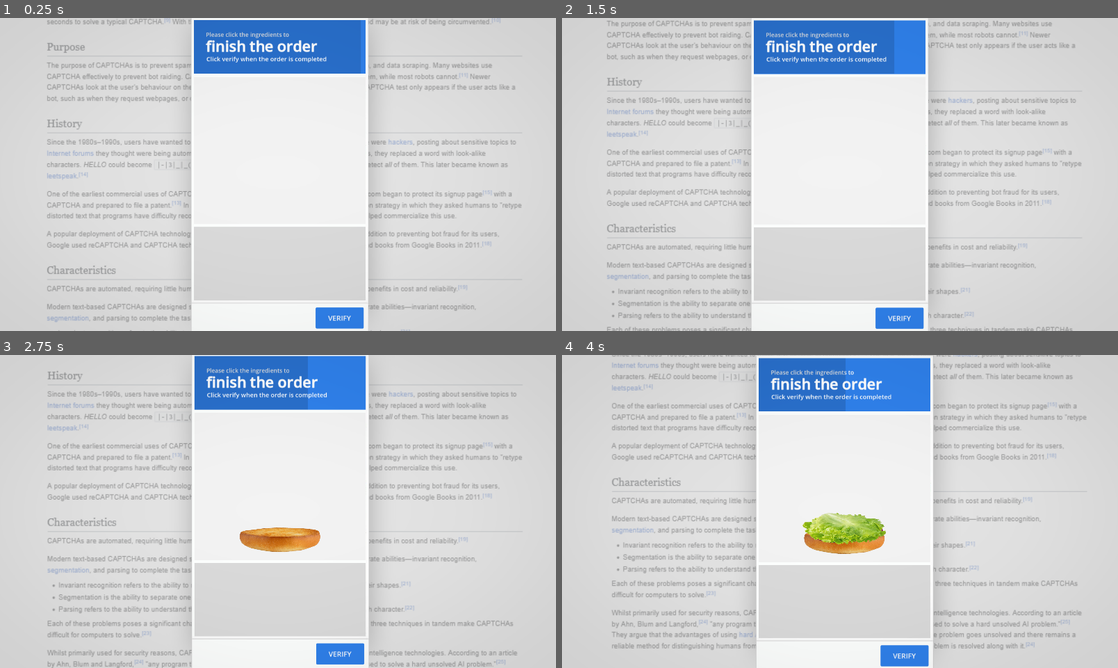
Above: before the commit, frames 1-4 (two rows, left to right).
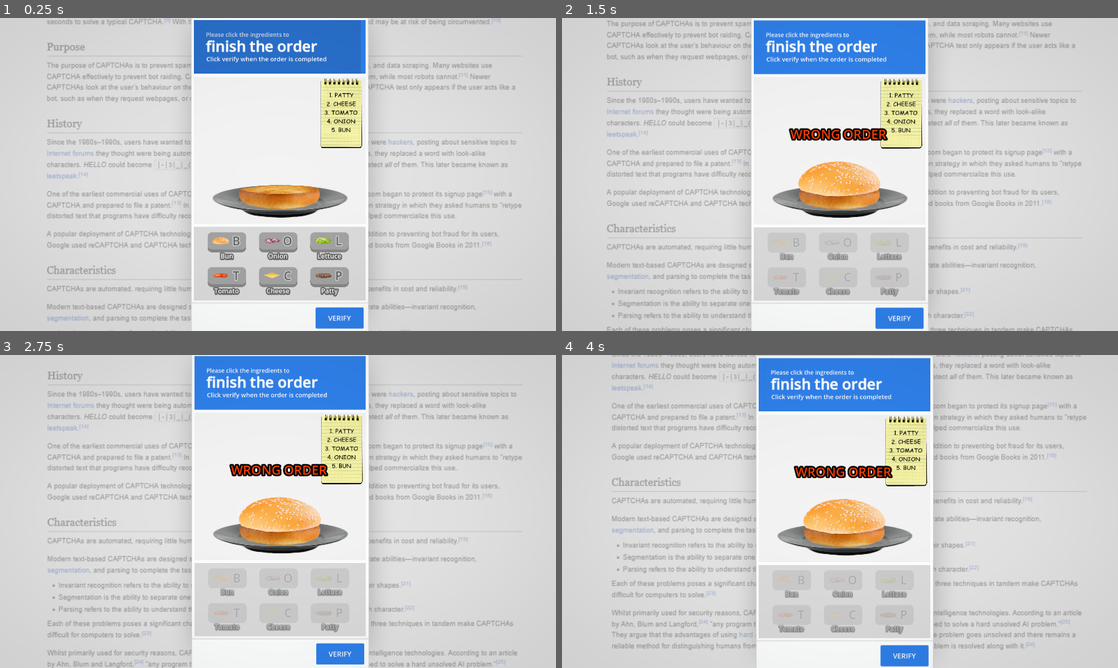
Above: after the commit, the same moments.

Repository: NonsenseNH/CaptchaWare
Game: Godot game, scene res://scenes/test_microgame.tscn
Two runs of this game, one before a commit and one after it. Both use one fixed random seed, a clock stepped at 60 frames per second and the inputs below. This scene is started directly instead of the project's main scene. Sound files missing from this copy of the repository are replaced by a short silence.
Inputs (mouse positions are in pixels of both pictures, inside the frame that each line leads up to):
- Up to frame 1 (0.25 s): no input
- Up to frame 2 (1.5 s): click (789, 243) at 0.5 s, where only the run after the commit has a clickable "B"; tap Enter (ui_text_submit) at 1.25, 1.35 s; move the mouse to (962, 158) at 1.27 s; hold D (right) from 1.28 s (still down); click (962, 158) at 1.42 s
- Up to frame 3 (2.75 s): tap B at 1.55 s; release D (right) at 2 s; drag from (166, 527) to (250, 574) at 2.02 s
- Up to frame 4 (4 s): move the mouse to (895, 442) at 2.77 s; hold D (right) 2.78-3.5 s; tap O at 2.85 s; click (895, 442) at 2.92 s; tap L at 3.05 s; drag from (812, 574) to (673, 464) at 3.52 s

The runs differ from the first frame. In frame 1, 6.5% of the frame differs, in the area x 37-66%, y 19-90%; in frame 2, 9.5%, in the area x 34-65%, y 0-90%; in frame 3, 8.6%; in frame 4, 8.0%.
Error before the commit: Invalid access to property or key 'microgames' on a base object of type 'Dictionary'. (res://scripts/microgame_load_test.gd:159)

Commit message:
burger microgame

Diff:
--- /dev/null
+++ b/microgames/burgerGame.tscn
@@ -0,0 +1,357 @@
+[gd_scene load_steps=20 format=3 uid="uid://bfaa6ff8240hq"]
+
+[ext_resource type="Script" uid="uid://crsxod7bwc171" path="res://scripts/microgames/burger_game/burger_game.gd" id="1_p6c3f"]
+[ext_resource type="Script" uid="uid://bse3lar4v6hur" path="res://scripts/microgames/microgame_data_script.gd" id="2_wfoii"]
+[ext_resource type="Texture2D" uid="uid://cjrhi1cfmnocs" path="res://sprites/burger_game/plate.png" id="3_yhqx6"]
+[ext_resource type="Texture2D" uid="uid://4h774pflh20u" path="res://sprites/burger_game/bottom_bun.png" id="4_r73wq"]
+[ext_resource type="Script" uid="uid://c4mlrpxbljuth" path="res://scripts/microgames/burger_game/buttons.gd" id="5_nhw6e"]
+[ext_resource type="Texture2D" uid="uid://dyi7cw1wmbx6g" path="res://sprites/burger_game/top_bun.png" id="6_uxjr7"]
+[ext_resource type="Texture2D" uid="uid://bd2xfrkkd1m5x" path="res://sprites/burger_game/onion.png" id="7_77qjh"]
+[ext_resource type="Texture2D" uid="uid://oiort30ia0n1" path="res://sprites/burger_game/lettuce.png" id="8_wx8mm"]
+[ext_resource type="Texture2D" uid="uid://cbb8ewetl13iv" path="res://sprites/burger_game/tomato.png" id="9_ub72g"]
+[ext_resource type="Texture2D" uid="uid://dxwa13voxs2w7" path="res://sprites/burger_game/cheese.png" id="10_ixie1"]
+[ext_resource type="Texture2D" uid="uid://cyr6b7bru1uwj" path="res://sprites/burger_game/burger.png" id="11_u2nfb"]
+[ext_resource type="Texture2D" uid="uid://7tbve0p5okt6" path="res://sprites/burger_game/order_notepad.png" id="12_1p5fd"]
+[ext_resource type="FontFile" uid="uid://cdnchjeq4dvv2" path="res://font/comic.ttf" id="13_54dvj"]
+
+[sub_resource type="Resource" id="Resource_7a5sd"]
+script = ExtResource("2_wfoii")
+instructionsBig = "finish the order"
+instructionSmall1 = "Please click the ingredients to"
+instructionSmall2 = "Click verify when the order is completed"
+errorMessage = "Please finish the order"
+set_size = Vector2(430, 691.835)
+bonusTime = 3.0
+metadata/_custom_type_script = "uid://bse3lar4v6hur"
+
+[sub_resource type="StyleBoxFlat" id="StyleBoxFlat_rmvoj"]
+bg_color = Color(0.54, 0.54, 0.54, 0.54509807)
+border_color = Color(0.52906674, 0.52906674, 0.52906656, 1)
+corner_radius_top_left = 10
+corner_radius_top_right = 10
+corner_radius_bottom_right = 10
+corner_radius_bottom_left = 10
+expand_margin_left = 11.0
+expand_margin_right = 11.0
+
+[sub_resource type="StyleBoxFlat" id="StyleBoxFlat_xxse2"]
+bg_color = Color(0.70796674, 0.7079664, 0.7079665, 1)
+border_width_bottom = 9
+border_color = Color(0.62967473, 0.62967485, 0.62967455, 1)
+corner_radius_top_left = 10
+corner_radius_top_right = 10
+corner_radius_bottom_right = 10
+corner_radius_bottom_left = 10
+expand_margin_left = 11.0
+expand_margin_top = 2.0
+expand_margin_right = 11.0
+
+[sub_resource type="StyleBoxFlat" id="StyleBoxFlat_wku30"]
+bg_color = Color(0.6378422, 0.6378437, 0.6378422, 1)
+border_width_bottom = 7
+border_color = Color(0.52906674, 0.52906674, 0.52906656, 1)
+corner_radius_top_left = 10
+corner_radius_top_right = 10
+corner_radius_bottom_right = 10
+corner_radius_bottom_left = 10
+expand_margin_left = 11.0
+expand_margin_right = 11.0
+
+[sub_resource type="StyleBoxFlat" id="StyleBoxFlat_5lnet"]
+bg_color = Color(0.6378422, 0.6378437, 0.6378422, 1)
+border_width_top = 7
+border_color = Color(0.52906674, 0.52906674, 0.52906656, 1)
+corner_radius_top_left = 10
+corner_radius_top_right = 10
+corner_radius_bottom_right = 10
+corner_radius_bottom_left = 10
+expand_margin_left = 11.0
+expand_margin_right = 11.0
+
+[sub_resource type="Theme" id="Theme_8u1fw"]
+Button/colors/font_color = Color(0.3741387, 0.37413958, 0.37413895, 1)
+Button/colors/font_disabled_color = Color(0.23, 0.23, 0.23, 0.5647059)
+Button/colors/font_outline_color = Color(0.8431839, 0.8431839, 0.84318376, 1)
+Button/colors/font_pressed_color = Color(0.47788018, 0.47788018, 0.47788, 1)
+Button/constants/icon_max_width = 41
+Button/constants/outline_size = 8
+Button/font_sizes/font_size = 28
+Button/icons/icon = null
+Button/styles/disabled = SubResource("StyleBoxFlat_rmvoj")
+Button/styles/hover = SubResource("StyleBoxFlat_xxse2")
+Button/styles/normal = SubResource("StyleBoxFlat_wku30")
+Button/styles/pressed = SubResource("StyleBoxFlat_5lnet")
+Label/colors/font_outline_color = Color(0.37254903, 0.37254903, 0.37254903, 1)
+Label/colors/font_shadow_color = Color(0.5254902, 0.5254902, 0.5254902, 1)
+Label/constants/outline_size = 11
+Label/constants/shadow_offset_x = 0
+Label/constants/shadow_offset_y = 2
+Label/constants/shadow_outline_size = 8
+
+[node name="burgerGame" type="Control"]
+layout_mode = 3
+anchors_preset = 0
+offset_right = 414.0
+offset_bottom = 536.27496
+script = ExtResource("1_p6c3f")
+microgame_data = SubResource("Resource_7a5sd")
+
+[node name="bg" type="ColorRect" parent="."]
+layout_mode = 1
+anchors_preset = 15
+anchor_right = 1.0
+anchor_bottom = 1.0
+offset_bottom = -181.0
+grow_horizontal = 2
+grow_vertical = 2
+mouse_filter = 2
+color = Color(0.9515795, 0.95157963, 0.9515794, 1)
+
+[node name="plate" type="TextureRect" parent="."]
+layout_mode = 0
+offset_left = 44.0
+offset_top = 261.275
+offset_right = 476.0
+offset_bottom = 364.275
+scale = Vector2(0.76, 0.76)
+texture = ExtResource("3_yhqx6")
+
+[node name="burger_pos" type="Marker2D" parent="."]
+position = Vector2(207, 290.27496)
+
+[node name="ingredients" type="Sprite2D" parent="burger_pos"]
+scale = Vector2(0.39, 0.39)
+texture = ExtResource("4_r73wq")
+
+[node name="ingredients tab" type="ColorRect" parent="."]
+layout_mode = 1
+anchors_preset = 15
+anchor_right = 1.0
+anchor_bottom = 1.0
+offset_top = 362.27496
+offset_bottom = 3.0
+grow_horizontal = 2
+grow_vertical = 2
+mouse_filter = 2
+color = Color(0.85606724, 0.85606736, 0.85606664, 1)
+
+[node name="ButtonGrid" type="GridContainer" parent="ingredients tab"]
+layout_mode = 0
+offset_left = 31.0
+offset_top = 13.0
+offset_right = 377.0
+offset_bottom = 169.0
+theme_override_constants/h_separation = 124
+theme_override_constants/v_separation = 84
+columns = 3
+
+[node name="top_bun" type="Control" parent="ingredients tab/ButtonGrid"]
+layout_mode = 2
+script = ExtResource("5_nhw6e")
+
+[node name="Button" type="Button" parent="ingredients tab/ButtonGrid/top_bun"]
+layout_mode = 0
+offset_left = 13.0
+offset_right = 84.0
+offset_bottom = 48.0
+focus_mode = 0
+theme = SubResource("Theme_8u1fw")
+text = "B"
+icon = ExtResource("6_uxjr7")
+expand_icon = true
+
+[node name="name" type="Label" parent="ingredients tab/ButtonGrid/top_bun"]
+layout_mode = 0
+offset_left = 2.0
+offset_top = 45.0
+offset_right = 95.0
+offset_bottom = 68.0
+theme = SubResource("Theme_8u1fw")
+text = "Bun"
+horizontal_alignment = 1
+
+[node name="button5" type="Control" parent="ingredients tab/ButtonGrid"]
+layout_mode = 2
+script = ExtResource("5_nhw6e")
+
+[node name="Button" type="Button" parent="ingredients tab/ButtonGrid/button5"]
+layout_mode = 0
+offset_left = 13.0
+offset_right = 84.0
+offset_bottom = 48.0
+focus_mode = 0
+theme = SubResource("Theme_8u1fw")
+text = "O"
+icon = ExtResource("7_77qjh")
+expand_icon = true
+
+[node name="name" type="Label" parent="ingredients tab/ButtonGrid/button5"]
+layout_mode = 0
+offset_left = 2.0
+offset_top = 45.0
+offset_right = 95.0
+offset_bottom = 68.0
+theme = SubResource("Theme_8u1fw")
+text = "Onion"
+horizontal_alignment = 1
+
+[node name="button4" type="Control" parent="ingredients tab/ButtonGrid"]
+layout_mode = 2
+script = ExtResource("5_nhw6e")
+
+[node name="Button" type="Button" parent="ingredients tab/ButtonGrid/button4"]
+layout_mode = 0
+offset_left = 13.0
+offset_right = 84.0
+offset_bottom = 48.0
+focus_mode = 0
+theme = SubResource("Theme_8u1fw")
+text = "L"
+icon = ExtResource("8_wx8mm")
+expand_icon = true
+
+[node name="name" type="Label" parent="ingredients tab/ButtonGrid/button4"]
+layout_mode = 0
+offset_left = 2.0
+offset_top = 45.0
+offset_right = 95.0
+offset_bottom = 68.0
+theme = SubResource("Theme_8u1fw")
+text = "Lettuce"
+horizontal_alignment = 1
+
+[node name="button6" type="Control" parent="ingredients tab/ButtonGrid"]
+layout_mode = 2
+script = ExtResource("5_nhw6e")
+
+[node name="Button" type="Button" parent="ingredients tab/ButtonGrid/button6"]
+layout_mode = 0
+offset_left = 13.0
+offset_right = 84.0
+offset_bottom = 48.0
+focus_mode = 0
+theme = SubResource("Theme_8u1fw")
+text = "T"
+icon = ExtResource("9_ub72g")
+expand_icon = true
+
+[node name="name" type="Label" parent="ingredients tab/ButtonGrid/button6"]
+layout_mode = 0
+offset_left = 2.0
+offset_top = 45.0
+offset_right = 95.0
+offset_bottom = 68.0
+theme = SubResource("Theme_8u1fw")
+text = "Tomato"
+horizontal_alignment = 1
+
+[node name="button3" type="Control" parent="ingredients tab/ButtonGrid"]
+layout_mode = 2
+script = ExtResource("5_nhw6e")
+
+[node name="Button" type="Button" parent="ingredients tab/ButtonGrid/button3"]
+layout_mode = 0
+offset_left = 13.0
+offset_right = 84.0
+offset_bottom = 48.0
+focus_mode = 0
+theme = SubResource("Theme_8u1fw")
+text = "C"
+icon = ExtResource("10_ixie1")
+expand_icon = true
+
+[node name="name" type="Label" parent="ingredients tab/ButtonGrid/button3"]
+layout_mode = 0
+offset_left = 2.0
+offset_top = 45.0
+offset_right = 95.0
+offset_bottom = 68.0
+theme = SubResource("Theme_8u1fw")
+text = "Cheese"
+horizontal_alignment = 1
+
+[node name="button2" type="Control" parent="ingredients tab/ButtonGrid"]
+layout_mode = 2
+script = ExtResource("5_nhw6e")
+
+[node name="Button" type="Button" parent="ingredients tab/ButtonGrid/button2"]
+layout_mode = 0
+offset_left = 13.0
+offset_right = 84.0
+offset_bottom = 48.0
+focus_mode = 0
+theme = SubResource("Theme_8u1fw")
+text = "P"
+icon = ExtResource("11_u2nfb")
+expand_icon = true
+
+[node name="name" type="Label" parent="ingredients tab/ButtonGrid/button2"]
+layout_mode = 0
+offset_left = 2.0
+offset_top = 45.0
+offset_right = 95.0
+offset_bottom = 68.0
+theme = SubResource("Theme_8u1fw")
+text = "Patty"
+horizontal_alignment = 1
+
+[node name="notepad" type="TextureRect" parent="."]
+layout_mode = 0
+offset_left = 304.0
+offset_top = 3.0
+offset_right = 409.0
+offset_bottom = 172.27498
+texture = ExtResource("12_1p5fd")
+expand_mode = 1
+stretch_mode = 5
+
+[node name="Label" type="RichTextLabel" parent="notepad"]
+modulate = Color(0, 0, 0, 1)
+layout_mode = 0
+offset_left = 4.0
+offset_top = 30.274979
+offset_right = 100.0
+offset_bottom = 192.27498
+theme_override_colors/default_color = Color(0.0885599, 0.0885599, 0.0885599, 1)
+theme_override_fonts/normal_font = ExtResource("13_54dvj")
+theme_override_font_sizes/normal_font_size = 14
+bbcode_enabled = true
+text = "[color=00000075][s]LETTUCE[/s][/color]
+ONION
+TOMATO
+CHEESE"
+horizontal_alignment = 1
+
+[node name="Fail text" type="Label" parent="."]
+visible = false
+layout_mode = 0
+offset_left = 88.0
+offset_top = 113.27498
+offset_right = 320.0
+offset_bottom = 162.54994
+theme_override_colors/font_color = Color(0.95881146, 0.24505788, 0, 1)
+theme_override_colors/font_outline_color = Color(0, 0, 0, 1)
+theme_override_constants/outline_size = 15
+theme_override_font_sizes/font_size = 31
+text = "WRONG ORDER"
+horizontal_alignment = 1
+vertical_alignment = 1
+
+[connection signal="ingredient_button_pressed" from="ingredients tab/ButtonGrid/top_bun" to="." method="_on_ingredient_button_pressed"]
+[connection signal="button_up" from="ingredients tab/ButtonGrid/top_bun/Button" to="ingredients tab/ButtonGrid/top_bun" method="_on_button_button_up"]
+[connection signal="pressed" from="ingredients tab/ButtonGrid/top_bun/Button" to="ingredients tab/ButtonGrid/top_bun" method="_on_button_pressed"]
+[connection signal="ingredient_button_pressed" from="ingredients tab/ButtonGrid/button5" to="." method="_on_ingredient_button_pressed"]
+[connection signal="button_up" from="ingredients tab/ButtonGrid/button5/Button" to="ingredients tab/ButtonGrid/button5" method="_on_button_button_up"]
+[connection signal="pressed" from="ingredients tab/ButtonGrid/button5/Button" to="ingredients tab/ButtonGrid/button5" method="_on_button_pressed"]
+[connection signal="ingredient_button_pressed" from="ingredients tab/ButtonGrid/button4" to="." method="_on_ingredient_button_pressed"]
+[connection signal="button_up" from="ingredients tab/ButtonGrid/button4/Button" to="ingredients tab/ButtonGrid/button4" method="_on_button_button_up"]
+[connection signal="pressed" from="ingredients tab/ButtonGrid/button4/Button" to="ingredients tab/ButtonGrid/button4" method="_on_button_pressed"]
+[connection signal="ingredient_button_pressed" from="ingredients tab/ButtonGrid/button6" to="." method="_on_ingredient_button_pressed"]
+[connection signal="button_up" from="ingredients tab/ButtonGrid/button6/Button" to="ingredients tab/ButtonGrid/button6" method="_on_button_button_up"]
+[connection signal="pressed" from="ingredients tab/ButtonGrid/button6/Button" to="ingredients tab/ButtonGrid/button6" method="_on_button_pressed"]
+[connection signal="ingredient_button_pressed" from="ingredients tab/ButtonGrid/button3" to="." method="_on_ingredient_button_pressed"]
+[connection signal="button_up" from="ingredients tab/ButtonGrid/button3/Button" to="ingredients tab/ButtonGrid/button3" method="_on_button_button_up"]
+[connection signal="pressed" from="ingredients tab/ButtonGrid/button3/Button" to="ingredients tab/ButtonGrid/button3" method="_on_button_pressed"]
+[connection signal="ingredient_button_pressed" from="ingredients tab/ButtonGrid/button2" to="." method="_on_ingredient_button_pressed"]
+[connection signal="button_up" from="ingredients tab/ButtonGrid/button2/Button" to="ingredients tab/ButtonGrid/button2" method="_on_button_button_up"]
+[connection signal="pressed" from="ingredients tab/ButtonGrid/button2/Button" to="ingredients tab/ButtonGrid/button2" method="_on_button_pressed"]
--- a/scenes/test_microgame.tscn
+++ b/scenes/test_microgame.tscn
@@ -8,9 +8,7 @@
 [ext_resource type="Texture2D" uid="uid://c3p1teu1ilhf" path="res://sprites/captcha_tab.png" id="7_tt0xq"]
 [ext_resource type="Texture2D" uid="uid://cy2tf1ed020ki" path="res://sprites/captcha_bar.png" id="8_wxqbu"]
 [ext_resource type="Theme" uid="uid://cu51pqcwmnm0l" path="res://captcha_theme.tres" id="9_0la4d"]
-[ext_resource type="Script" uid="uid://crsxod7bwc171" path="res://scripts/microgames/burger_game/burger_game.gd" id="9_xc6lx"]
 [ext_resource type="Texture2D" uid="uid://bjtsmdu6p8j4o" path="res://sprites/shadow.png" id="10_exop1"]
-[ext_resource type="Script" uid="uid://bse3lar4v6hur" path="res://scripts/microgames/microgame_data_script.gd" id="10_xc6lx"]
 [ext_resource type="FontFile" uid="uid://bqkbtlxbjg48r" path="res://font/Futura Book font.ttf" id="11_eq5xm"]
 [ext_resource type="Script" uid="uid://hl3ajv8krgk6" path="res://scripts/health_attempts.gd" id="12_2ebhr"]
 [ext_resource type="Texture2D" uid="uid://dcue5hf26vstn" path="res://sprites/captcha_x.png" id="13_6cmcy"]
@@ -44,16 +42,6 @@
 [sub_resource type="StyleBoxFlat" id="StyleBoxFlat_kxyth"]
 bg_color = Color(0, 0, 0, 0.133333)
 
-[sub_resource type="Resource" id="Resource_7a5sd"]
-script = ExtResource("10_xc6lx")
-instructionsBig = "finish the order"
-instructionSmall1 = "Please click the ingredients to"
-instructionSmall2 = "Click verify when the order is completed"
-errorMessage = "Please finish the order"
-set_size = Vector2(430, 691.835)
-bonusTime = 3.0
-metadata/_custom_type_script = "uid://bse3lar4v6hur"
-
 [sub_resource type="StyleBoxFlat" id="StyleBoxFlat_eyf67"]
 bg_color = Color(0.7962427, 0.7962432, 0.7962428, 1)
 border_width_left = 2
@@ -139,7 +127,8 @@
 
 [node name="MicrogameGameplay" type="Node2D" parent="." groups=["main_game"]]
 script = ExtResource("2_xqagn")
-cur_difficulty_test = 4
+force_microgame = "burgerGame"
+cur_difficulty_test = 3
 
 [node name="bg" type="TextureRect" parent="MicrogameGameplay"]
 self_modulate = Color(0.8901961, 0.8901961, 0.8901961, 0.3529412)
@@ -352,39 +341,6 @@
 grow_vertical = 2
 mouse_filter = 2
 
-[node name="burgerGame" type="Control" parent="MicrogameGameplay/window/captcha_window/curGame"]
-anchors_preset = 0
-offset_right = 414.0
-offset_bottom = 536.27496
-script = ExtResource("9_xc6lx")
-microgame_data = SubResource("Resource_7a5sd")
-
-[node name="bg" type="ColorRect" parent="MicrogameGameplay/window/captcha_window/curGame/burgerGame"]
-layout_mode = 1
-anchors_preset = 15
-anchor_right = 1.0
-anchor_bottom = 1.0
-offset_bottom = -181.0
-grow_horizontal = 2
-grow_vertical = 2
-mouse_filter = 2
-color = Color(0.9515795, 0.95157963, 0.9515794, 1)
-
-[node name="burger_pos" type="Marker2D" parent="MicrogameGameplay/window/captcha_window/curGame/burgerGame"]
-position = Vector2(207, 306.27496)
-
-[node name="ingredients tab" type="ColorRect" parent="MicrogameGameplay/window/captcha_window/curGame/burgerGame"]
-layout_mode = 1
-anchors_preset = 15
-anchor_right = 1.0
-anchor_bottom = 1.0
-offset_top = 362.27496
-offset_bottom = 3.0
-grow_horizontal = 2
-grow_vertical = 2
-mouse_filter = 2
-color = Color(0.85606724, 0.85606736, 0.85606664, 1)
-
 [node name="shadow" type="TextureRect" parent="MicrogameGameplay/window/captcha_window"]
 self_modulate = Color(0, 0, 0, 0.2509804)
 z_index = -1
--- a/scripts/microgames/burger_game/burger_game.gd
+++ b/scripts/microgames/burger_game/burger_game.gd
@@ -12,56 +12,148 @@
 	BOTTOM_BUN
 }
 
+const INGREDIENT_THICKNESS := [
+	20,
+	7,
+	10,
+	7,
+	13,
+	15,
+	25
+]
+
+const INGREDIENT_STRING := [
+	"BUN",
+	"ONION",
+	"LETTUCE",
+	"TOMATO",
+	"CHEESE",
+	"PATTY"
+]
+
+const KEYBIND_ARRAY := [
+	66, #B
+	79, #O
+	76, #L
+	84,	#T
+	67, #C
+	80  #P
+]
+
+const DIFFICULTY_INGREDIENT_AMOUNT_RANGE := [
+	[1, 1],
+	[1, 2],
+	[2, 3],
+	[3, 4]
+]
+
+var used_ingredients := []
+
+var cur_order_array := []
+var cur_order_string : PackedStringArray = []
+
+var cur_order : = 0
+
 @onready var burger_pos: Marker2D = $burger_pos
+
+@onready var button_grid: GridContainer = $'ingredients tab/ButtonGrid'
+
+@onready var fail_text: Label = $'Fail text'
+
+@onready var ingredients_list_text: RichTextLabel = $notepad/Label
 
 var prev_ingredient: Ingredients = Ingredients.BOTTOM_BUN
 var prev_ingredient_pos : Vector2 = Vector2.ZERO
 
 var bottom_bun_placed: bool = false
 
-const INGREDIENT_THICKNESS := {
-	Ingredients.TOP_BUN : 20,
-	Ingredients.ONION : 7,
-	Ingredients.LETTUCE : 10,
-	Ingredients.TOMATO : 7,
-	Ingredients.CHEESE : 13,
-	Ingredients.BURGER : 15,
-	Ingredients.BOTTOM_BUN : 25
-}
+var finished_burger : bool = false
+
+var stop_game : bool = false
+
+func _ready() -> void:
+	set_random_order()
+
+func set_random_order() -> void:
+	cur_order_array = [Ingredients.BURGER]
+
+	var available_ingredients := [Ingredients.ONION, Ingredients.LETTUCE, Ingredients.TOMATO, Ingredients.CHEESE]
+
+	var range_set : Array = DIFFICULTY_INGREDIENT_AMOUNT_RANGE[difficulty - 1]
+	for i in range(randi_range(range_set[0], range_set[1])):
+		var cur_ingredient : int = available_ingredients.pick_random()
+
+		cur_order_array.append(cur_ingredient)
+		available_ingredients.erase(cur_ingredient)
+
+	cur_order_array.append(Ingredients.TOP_BUN)
+
+	var num := 1
+	for i in cur_order_array:
+		cur_order_string.append(str(num) + ". " +INGREDIENT_STRING[i])
+		num += 1
+
+	update_ingredients_list(true)
+
+func update_ingredients_list(setting_up_text := false, cur_ingredient : Ingredients = Ingredients.BOTTOM_BUN) -> void:
+	if !setting_up_text:
+		var cur_string := cur_order_string[cur_order]
+
+		if cur_order_array[cur_order] != cur_ingredient: #when you fail
+			set_camera_shake.emit(5, .5)
+			complete_microgame()
+			fail_text.visible = true
+			return
+
+		cur_order_string.set(cur_order, "[color=00000075][s]" + cur_string + "[/s][/color]")
+		cur_order += 1
+
+	ingredients_list_text.text = ""
+	for i in cur_order_string.size():
+		ingredients_list_text.text += cur_order_string[i] + "[br]"
 
 func _input(event: InputEvent) -> void:
-	if !(event is InputEventKey and event.pressed): return
+	if stop_game || !(event is InputEventKey and event.pressed) || !KEYBIND_ARRAY.has(event.keycode): return
 
-	match event.keycode:
-		KEY_B:
-			if bottom_bun_placed:
-				place_ingredient(Ingredients.TOP_BUN)
-			else:
-				place_ingredient(Ingredients.BOTTOM_BUN)
-				bottom_bun_placed = true
-		KEY_O:
-			place_ingredient(Ingredients.ONION)
-		KEY_L:
-			place_ingredient(Ingredients.LETTUCE)
-		KEY_T:
-			place_ingredient(Ingredients.TOMATO)
-		KEY_C:
-			place_ingredient(Ingredients.CHEESE)
-		KEY_P:
-			place_ingredient(Ingredients.BURGER)
+	var cur_ingred_index := KEYBIND_ARRAY.find(event.keycode)
 
+	button_grid.get_child(cur_ingred_index)._on_button_pressed()
+
+func stop_all_buttons() -> void:
+	for child in button_grid.get_children():
+		child.disabled()
 
 func place_ingredient(ingredient_type: Ingredients) -> void:
+	if used_ingredients.has(ingredient_type) : return
+
 	var cur_ingredient := INGREDIENT_INSTANCE.instantiate()
 	cur_ingredient.set_ingredient(ingredient_type)
 
 	burger_pos.add_child(cur_ingredient)
 
 	var set_pos : Vector2 = prev_ingredient_pos + (Vector2.UP * INGREDIENT_THICKNESS[prev_ingredient])
-	if ingredient_type != Ingredients.BOTTOM_BUN && bottom_bun_placed:
-		cur_ingredient.position = set_pos + cur_ingredient.offset_set
+	cur_ingredient.position = set_pos + cur_ingredient.offset_set
+
+	used_ingredients.append(ingredient_type)
 
 	prev_ingredient_pos = cur_ingredient.position
 	prev_ingredient = ingredient_type
 
-	print_debug(cur_ingredient.position)
+	update_ingredients_list(false, ingredient_type)
+
+	if cur_order_array[cur_order - 1] != ingredient_type || ingredient_type != 0: return
+
+	finished_burger = true
+	complete_microgame()
+
+
+func complete_microgame() -> void:
+	stop_game = true
+	skip_timer.emit()
+	stop_all_buttons()
+
+func isWinning() -> bool:
+	return finished_burger
+
+func _on_ingredient_button_pressed(ingredient_type: int) -> void:
+	place_ingredient(ingredient_type)
--- /dev/null
+++ b/scripts/microgames/burger_game/buttons.gd
@@ -0,0 +1,15 @@
+extends Control
+
+@onready var button: Button = $Button
+@onready var button_grid: GridContainer = $'..'
+@onready var cur_button_value := button_grid.get_children().find(self)
+
+signal ingredient_button_pressed(ingredient_type : int)
+
+func _on_button_pressed() -> void:
+	ingredient_button_pressed.emit(cur_button_value)
+	disabled()
+
+func disabled() -> void:
+	button.disabled = true
+	modulate = Color("ffffff5f")
Binary file added: font/comic.ttf
Not shown, added: font/comic.ttf.import
Not shown: 1 places in scenes/test_microgame.tscn that only renumber resources
Not shown, added: scripts/microgames/burger_game/buttons.gd.uid
Binary file added: sprites/burger_game/order_notepad.png
Not shown, added: sprites/burger_game/order_notepad.png.import
Binary file added: sprites/burger_game/plate.png
Not shown, added: sprites/burger_game/plate.png.import
